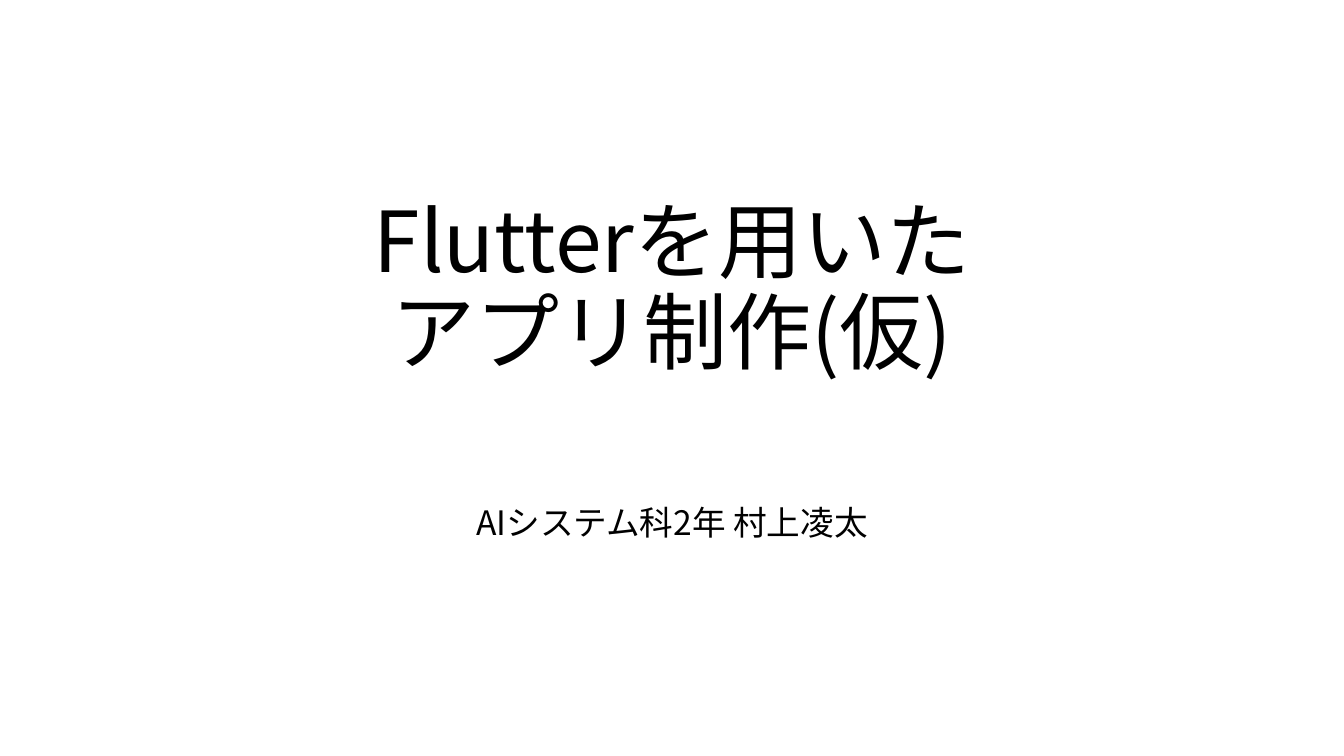
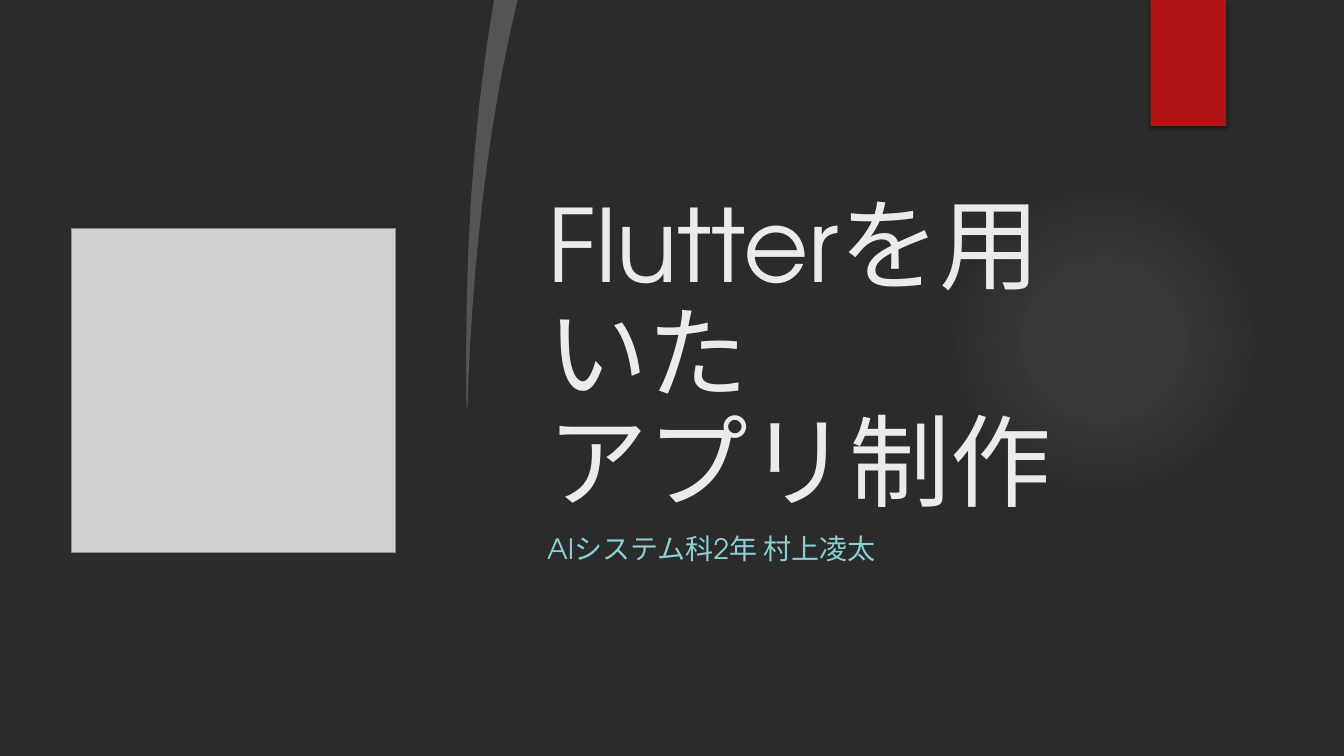
Before and after one commit to murakamiryota0908/flutterMock, a slide deck: slide 1 of プラットフォーム開発プレゼンテーション資料.pptx. Drawn at 1344x756 pixels with LibreOffice and Linux fonts; fonts in the diff are those of the drawing; grey boxes stand for pictures; background and template pictures are left out; a plain dark background stands for a picture behind light text. Boxes give left, top, right and bottom in pixels: in the first picture for what was removed or moved away, otherwise in the second. Text is boxed around its words. In the diff, an @@ line names an element or a change of style, - is before the commit and + after.

```diff
--- a/プラットフォーム開発プレゼンテーション資料.pptx
+++ b/プラットフォーム開発プレゼンテーション資料.pptx
@@ background #FFFFFF to picture (left out) @@
@@ freeform shape added at box(0, 0, 494, 756), fill #FFFFFF @@
@@ freeform shape added at box(456, 0, 517, 409), fill #FFFFFF at 20% opacity @@
@@ rectangle added at box(1150, 0, 1226, 126), fill #B01513 @@
@@ ellipse added at box(949, 185, 1259, 495), fill gradient #F3F3F3 @@
@@ picture added at box(72, 229, 395, 553) @@
@@ title at box(547, 414, 1051, 507): text changed; size 60 to 72 pt; font Noto Sans CJK JP to TeX Gyre Adventor; text colour #000000 to #EBEBEB @@
-Flutterを用いた
-アプリ制作(仮)
+Flutterを用いた
+アプリ制作
@@ subtitle "AIシステム科2年 村上凌太": place and size @@
-subtitle "AIシステム科2年 村上凌太" at box(476, 506, 867, 538)
+subtitle "AIシステム科2年 村上凌太" at box(547, 535, 876, 561)
@@ subtitle "AIシステム科2年 村上凌太" at box(547, 535, 876, 561): size 24 to 20 pt, font Noto Sans CJK JP to TeX Gyre Adventor, text colour #000000 to #8AD0D6; alignment centre to left; line spacing 0.9 to 1 @@
```
Also in this commit, not shown: 5 other slides changed, 4 other files.
